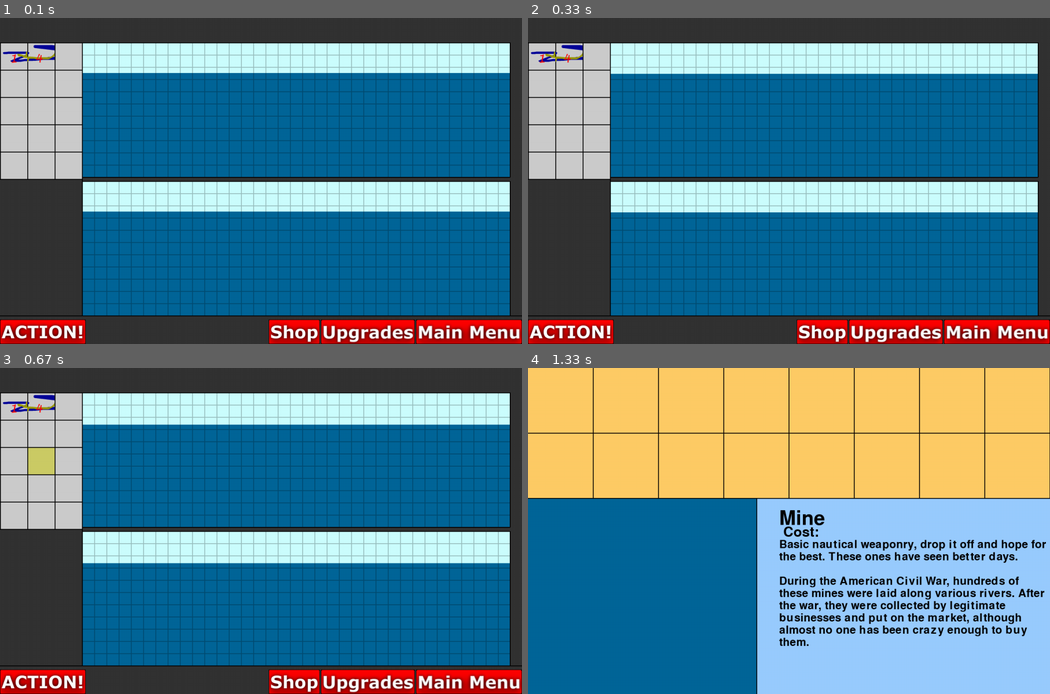
Above: before the commit, frames 1-4 (two rows, left to right).
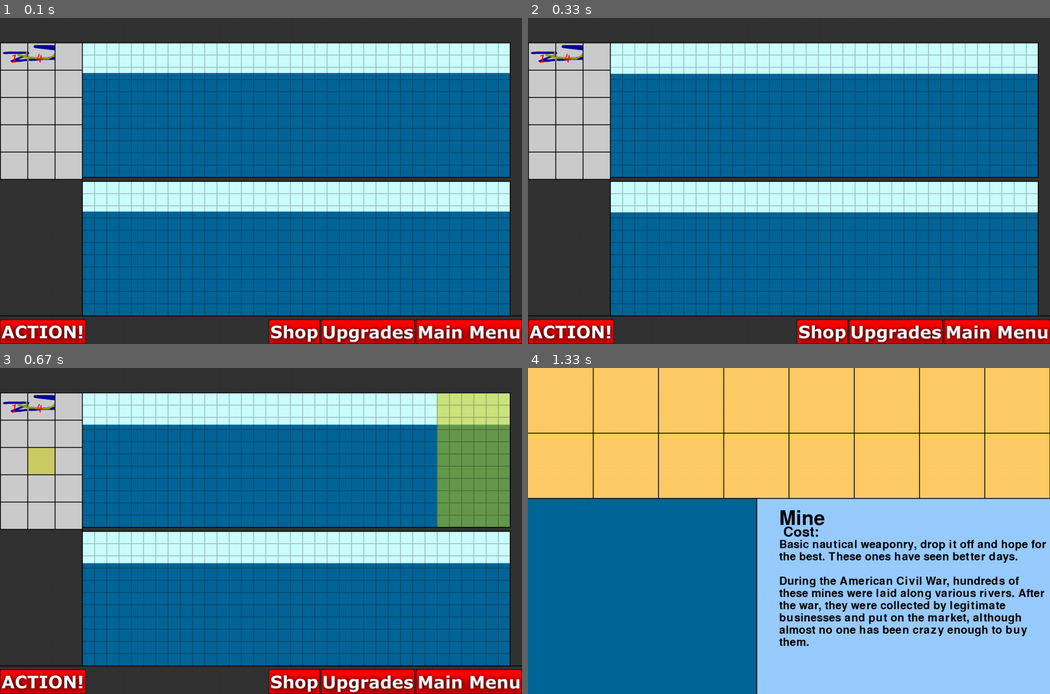
Above: after the commit, the same moments.

Repository: dannenberg/LIFDOFF
Game: pygame game, started from conquertheseas/src/main.py
Same seed, same stepped clock (60 frames per second), same inputs: the game is played once before the commit and once after it. The source is Python 2; it was converted automatically to run under Python 3.
Inputs (mouse positions are in pixels of both pictures, inside the frame that each line leads up to):
- Up to frame 1 (0.1 s): no input
- Up to frame 2 (0.33 s): no input
- Up to frame 3 (0.67 s): click (41, 459) at 0.38 s
- Up to frame 4 (1.33 s): click (789, 553) at 0.72 s; click (820, 680) at 1.05 s

Frames 1-2 are identical in both runs. In frame 3, 5.8% of the frame differs, in the area x 83-98%, y 7-49%; in frame 4, nothing differs.

Commit message:
Now can only place on right side. Next step: fix magic numbers

Diff:
--- a/conquertheseas/src/board.py
+++ b/conquertheseas/src/board.py
@@ -61,7 +61,7 @@
         return False
 
     def move_unit(self, unit, loc=None):
-        if loc[0] < 0 or loc[0] > 30 or loc[1] < 0 or loc[1] > 11:
+        if loc[0] < 0 or loc[0] > 35 or loc[1] < 0 or loc[1] > 11:
             if unit._class != Unit.DEFENSE:
                 self.remove_unit(unit)
         else:
--- a/conquertheseas/src/constants.py
+++ b/conquertheseas/src/constants.py
@@ -1,3 +1,4 @@
+OFFENSIVE_PLACEMENT_DEPTH = 6
 BUTTON_OFFSET = 3
 SQUARE_SIZE = 30
 BOARD_SQUARES_X = 35
--- a/conquertheseas/src/screens/gamescreen.py
+++ b/conquertheseas/src/screens/gamescreen.py
@@ -13,6 +13,7 @@
     def __init__(self):
         Screen.__init__(self)
 
+        self.placing_units = False
         self.action_surface = None
 
         self.action_loc = None
@@ -68,9 +69,10 @@
                 if self.held != None:   # looking to place
                     if not isinstance(self.held, Unit):
                         print "gamescreen.boardclick: add-pole!"
-                        if not self.enemy_board.add_unit(UnitFactory(self.held, mpos)):
+                        if 35-OFFENSIVE_PLACEMENT_DEPTH > mpos[0] or not self.enemy_board.add_unit(UnitFactory(self.held, mpos)):
                             print "gamescreen.boardclick: can't drop here!"
                             return
+                        self.placing_units = False
                         self.held = None
                         self.current_action = None
                         self.offense_panel.selected = None
@@ -101,6 +103,7 @@
             mpos = (mpos[0]//PANEL_SQUARE_SIZE, mpos[1]//PANEL_SQUARE_SIZE)
             self.movement_locs = []
             self.held = self.offense_panel.on_click(mpos)
+            self.placing_units = True
 
         self.clickbox.append((OFFENSIVE_PANEL_X, OFFENSIVE_PANEL_Y, OFFENSIVE_PANEL_WIDTH, OFFENSIVE_PANEL_HEIGHT), offense_panel_click)
 
@@ -235,6 +238,8 @@
         for x in self.arrow_locs:
             self.enemy_board.surface.blit(self.arrows, (x[0]*SQUARE_SIZE+2, x[1]*SQUARE_SIZE+2), ((SQUARE_SIZE*x[2],0),(SQUARE_SIZE,SQUARE_SIZE)))
 
+        if self.placing_units:
+            self.enemy_board.surface.blit(pygame.transform.scale(self.highlight, (SQUARE_SIZE*OFFENSIVE_PLACEMENT_DEPTH, SQUARE_SIZE*11)), ((35-OFFENSIVE_PLACEMENT_DEPTH)*SQUARE_SIZE,0))
 
         # panel highlight
         if self.highlight_panel_square != None:
